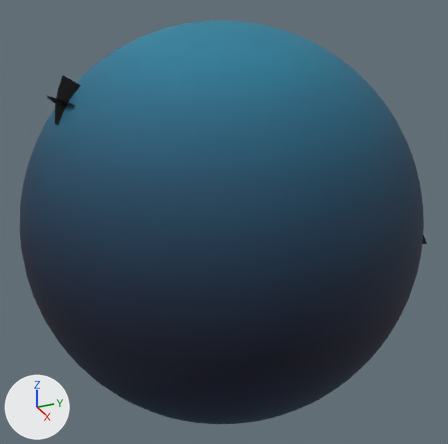
The FBX model res/World/World01/Model.FBX as it was, and as the next commit left it.
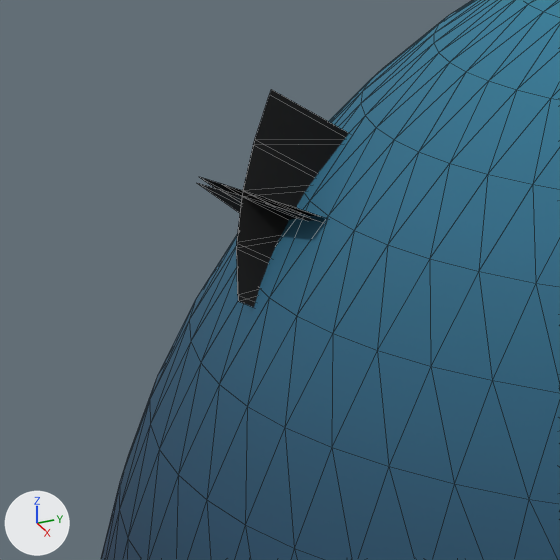
The first picture shows the older version from a 50 mm camera at (351.0, -156.0, 175.0) aimed at (1.0, 1.0, 0.0). The close-ups show both versions on the part from 0% to 29% of the width and 12% to 41% of the height of that picture; other places that the commit changed are outside them. The axes (+X, +Y, +Z) are drawn at lower left. The lights are the same throughout. The close-ups show mesh edges as thin lines. Where no turn or scale is listed for an object, it has been applied to the vertices.

Objects in the first close-up: 'Bg', 'Stream05'.
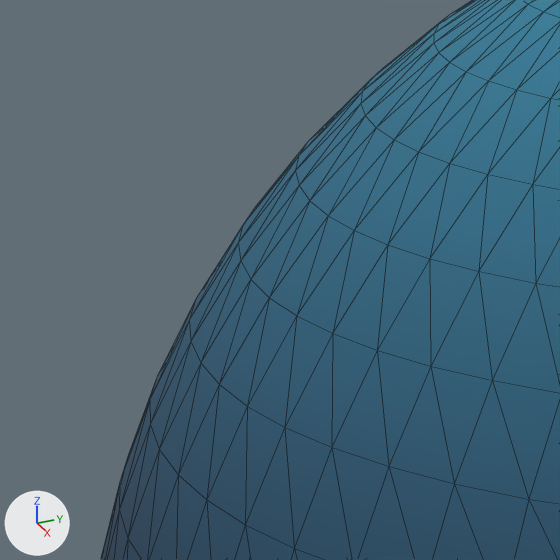
What the commit changed:
Object 'Stream05' (ob_stream05) moves from (-9.3, -69.5, 47.2) to (54.1, -30.4, 47.2).

Where the change shows, as pixel boxes [x1, y1, x2, y2] in the close-ups (560 x 560 px):
'Stream05', moved (not visible afterwards)
    before: [198, 89, 349, 307]
